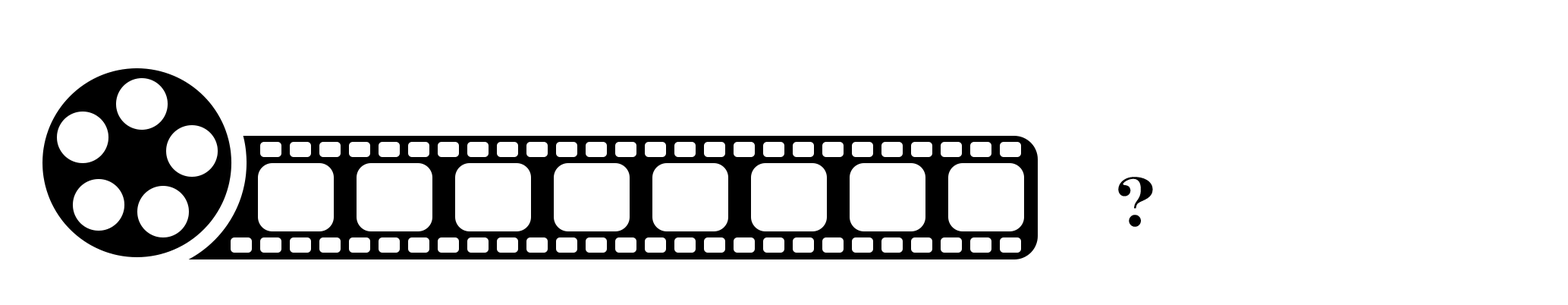
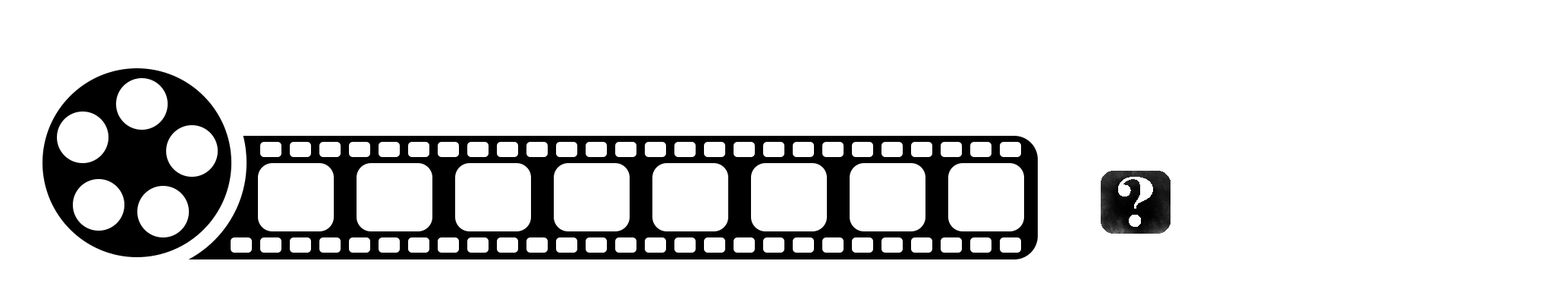
The second (1568, 305) image is a revision of the first. Changes to its layers:
painted on "?" over [1118, 176, 1154, 227]
added layer "Layer 2" above "Rechthoek 2 kopie 4" over [1100, 170, 1171, 234]
added layer "Rechthoek 2 kopie 4" (1st of 2) above "Movie tape UI" over [1100, 170, 1171, 234]
